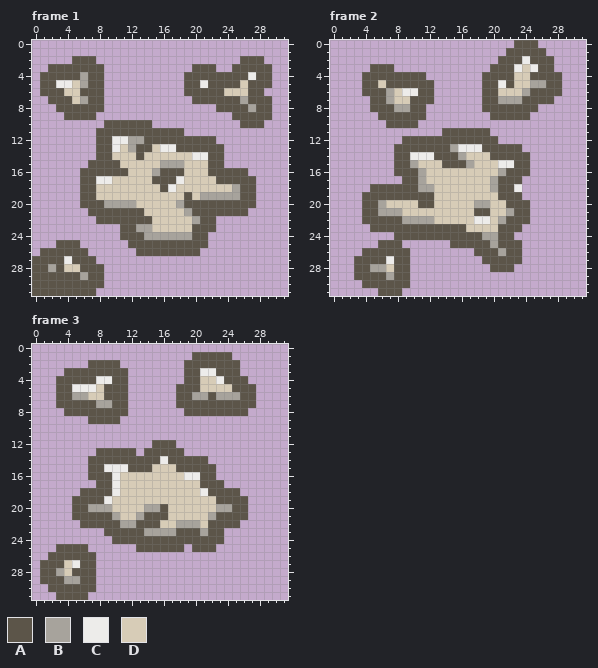
Two states of a animated GIF sprite, src/assets/build.gif. Above: the version before the commit.
The file is 32x32 pixels, 3 frames. Shown: frame 1, frame 2, frame 3.
Palette (. is transparent): A #5c5549  B #a7a39c  C #edecea  D #d7ccb7
Pixels before, frame 1, first column x 0:
 2 .....AAA..................AAA.
 3 ..AAAAAAA...........AAA..AAAAA
 4 .AAAAABAA..........AAAAAAAACAA
 5 .AACCDBAA..........AACAAAADAAA
 6 .AAADDAAA..........AAAAADDDAA.
 7 ..AAADBAA...........AAAAAABAAA
 8 ...AAAAAA..............AAAABAA
 9 ....AAAA.................AAAAA
10 .........AAAAAA...........AAA.
11 ........AAAAAAAAAAA...........
12 ........AACCBBAAAAAAAAA.......
13 ........AACDBAADCCAAAAAA......
14 ........AADDDADDDDDDCCAA......
15 .......AAAADDDDDBBBDDDAA......
16 ......AAAAAADDDBAAADDDAAAAA...
17 ......AACCDDDDDAAACDDDDAAAAA..
18 ......AADDDDDDDDACDDDDDDDBAA..
19 ......AADDDDDDDDDDDADBBBBBAA..
20 ......AAABBBBDDDDDBAAAAAAAAA..
21 .......AAAAAAADDDDDBAAAAAAA...
22 ........AAAAAAADDDDDBAA.......
23 ...........AABBDDDDDAAA.......
24 ...........AAABBBBBBAA........
25 ...AAA......AAAAAAAAAA........
26 .AAAAAA......AAAAAAAA.........
27 AAAACAAA......................
28 AABADDAAA.....................
29 AAAAAABAA.....................
30 AAAAAAAAA.....................
31 AAAAAAAA......................
Pixels before, frame 2, first column x 3:
 0 ....................AAA...
 1 ...................AAAAA..
 2 ..................AAACAAA.
 3 ..AAA............AAACDCAA.
 4 .AAAAAAAA.......AAAADDAAAA
 5 .AADAAAAAA......AACADDBBAA
 6 .AAABDCCAA......AADDDBAAAA
 7 ..AABDDAAA......AABBBAAAA.
 8 ..AAABBAA.......AAAAAAA...
 9 ...AAAAAA........AAAAA....
10 ....AAAA..................
11 ...........AAAAAA.........
12 ......AAAAAAAAAAAA........
13 .....AAAAAAABCCCAAAAA.....
14 .....AACCCAAABDDDAAAAA....
15 .....AABDDDAAABDDDCCAA....
16 .....AAABDDDDDDDDDBAAA....
17 ......AABDDDDDDDDBAAA.....
18 ..AAAAAABBDDDDDDDBAAC.....
19 .AAAAAAAAADDDDDDDDAAA.....
20 .AABDDDDAADDDDDBBDDAAA....
21 .AABBBDDDDDDDDDAADDBAA....
22 .AAAAABBBBDDDDDCCDBAAA....
23 ..AAAAAAAAAAAADDDDAAA.....
24 .....AAAAAAAAAAABBAA......
25 ...AAA......AAAAABAAA.....
26 .AAAAAA........AAABAA.....
27 AAAACAA.........AAAAA.....
28 AABBDAA..........AAA......
29 AAAABAA...................
30 .AAAAAA...................
31 ...AAA....................
Pixels before, frame 3, first column x 1:
 1 ...................AAAAA...
 2 ......AAAA........AAAAAAA..
 3 ...AAAAAAAA.......AACCAAA..
 4 ..AAAAACCAA.......AADDCAAA.
 5 ..AACCCDAAA......AAADDDDAAA
 6 ..AABBDDAAA......AABBABBBAA
 7 ..AAAAABBAA......AAAAAAAAAA
 8 ...AAAAAAAA.......AAAAAAAA.
 9 ......AAAA.................
10 ...........................
11 ...........................
12 ..............AAA..........
13 .......AAAAA.AAAAA.........
14 ......AAAAAAAAACAAAAA......
15 ......AACCCAAADDDAAAAA.....
16 ......AAACDDDDDDDDCCAA.....
17 .......AACDDDDDDDDDDAAA....
18 .....AAAACDDDDDDDDDDCAAAA..
19 ....AAAACDDDDDDDDDDDDDAAAA.
20 ....AABBBDDDDBBADDDDDDBBAA.
21 ....AAAAABDDBAAADDDDDBAAAA.
22 .....AAAAABBAAADDBBBDAAAA..
23 ........AAAAABBBBAAABAA....
24 .........AAAAAAAAAAAAAA....
25 ..AAAA......AAAAAA.AAA.....
26 .AAAAAA....................
27 AAADCAA....................
28 AABDAAA....................
29 AAABBAA....................
30 .AAAAAA....................
31 ..AAAA.....................
The result:
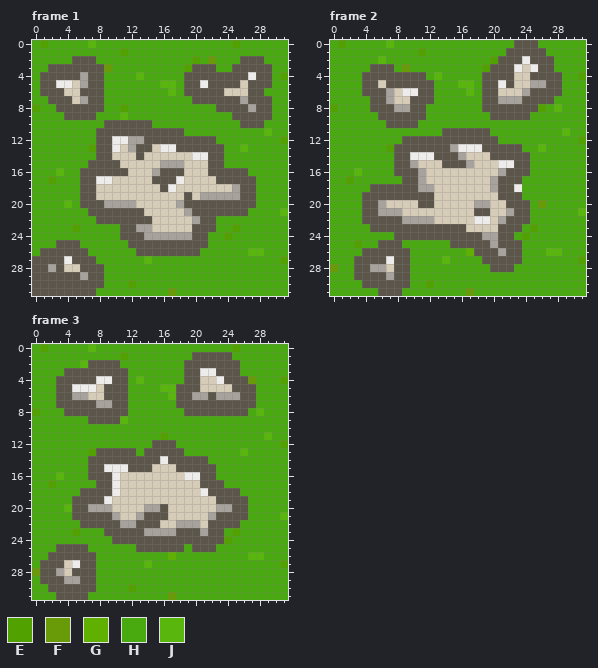
Colours new in this view: E #51a200  F #699a08  G #5fb000  H #49aa10  J #58b60d
From the commit log: new build dust clouds
The exact change:
Frame 1:
y 0: x 0..31 ................................ -> HEHHHHHJHHHHHHHHHHHHHHHHHEHHHHHH
y 1: x 0..31 ................................ -> HHHHHHHHHHHEHHHHHHHHHHHHHHHHHHHH
y 2: x 0..4 ..... -> HHHHH; x 8..25 .................. -> HHHHHHHHHHHHEHFHHH; x 29..31 ... -> HHH
y 3: x 0..1 .. -> HH; x 9..19 ........... -> FHHHHHHHHHE; x 23..24 .. -> HH; x 30..31 .. -> HH
y 4: x 0 . -> H; x 9..18 .......... -> HHHHJHHHHH; x 30..31 .. -> HE
y 5: x 0 . -> H; x 9..18 .......... -> HHHHHHHJJH; x 30..31 .. -> HH
y 6: x 0 . -> H; x 9..18 .......... -> HHHHHHHHJH; x 29..31 ... -> HHH
y 7: x 0..1 .. -> HH; x 9..19 ........... -> HHHHHHHHHHH; x 30..31 .. -> HH
y 8: x 0..2 ... -> EHH; x 9..22 .............. -> HHEHHHHHHHHHHH; x 30..31 .. -> HH
y 9: x 0..3 .... -> HHHH; x 8..24 ................. -> HHHJHHHHHHHHHHHHH; x 30..31 .. -> HH
y 10: x 0..8 ......... -> HHHHHHHHH; x 15..25 ........... -> HHHHHHHHHHH; x 29..31 ... -> HHH
y 11: x 0..7 ........ -> HHHHHHHH; x 19..31 ............. -> HHHHHHHHHHJHH
y 12: x 0..7 ........ -> HHHHHHHH; x 23..31 ......... -> HHHHHHHHE
y 13: x 0..7 ........ -> HHHHHHHE; x 24..31 ........ -> HHJHHHHH
y 14: x 0..7 ........ -> HHHHHHHH; x 24..31 ........ -> HHHHHHHH
y 15: x 0..6 ....... -> HHHHHHH; x 24..31 ........ -> HHHHHHHH
y 16: x 0..5 ...... -> HHHJHH; x 27..31 ..... -> HHHHH
y 17: x 0..5 ...... -> HHEHHH; x 28..31 .... -> HHHH
y 18..19: x 0..5 ...... -> HHHHHH; x 28..31 .... -> HHHH
y 20: x 0..5 ...... -> HHHHJH; x 28..31 .... -> HHHH
y 21: x 0..6 ....... -> HHHHHHH; x 27..31 ..... -> HHHHJ
y 22: x 0..7 ........ -> HHHHHHHH; x 23..31 ......... -> HHHHHHHHH
y 23: x 0..10 ........... -> HHHHHEHHHHH; x 23..31 ......... -> HHEHHHHHH
y 24: x 0..10 ........... -> HHHHHHHHHHH; x 22..31 .......... -> HHEHHHHHHH
y 25: x 0..2 ... -> HHH; x 6..11 ...... -> HHHHHH; x 22..31 .......... -> HHHHHHHHHH
y 26: x 0 . -> H; x 7..12 ...... -> HHHHHH; x 21..31 ........... -> HHHHHHJJHHH
y 27: x 8..31 ........................ -> HHHHHHJHHHHHHHHHHHHHHHHE
y 28..29: x 9..31 ....................... -> HHHHHHHHHHHHHHHHHHHHHHH
y 30: x 9..31 ....................... -> HHHEHHHHHHHHHHHHHHHHHHH
y 31: x 8..31 ........................ -> HHHHHHHHHFHHHHHHHHHHHHHH
Frame 2:
y 0: x 0..22 ....................... -> HEHHHHHJHHHHHHHHHHHHHHH; x 26..31 ...... -> HHHHHH
y 1: x 0..21 ...................... -> HHHHHHHHHHHEHHHHHHHHHH; x 27..31 ..... -> HHHHH
y 2: x 0..20 ..................... -> HHHHHHJHHHHHHHHHHHHHE; x 28..31 .... -> HHHH
y 3: x 0..4 ..... -> HHHHH; x 8..19 ............ -> HFHHHHHHHHHE; x 28..31 .... -> HHHH
y 4: x 0..3 .... -> HHHH; x 12..18 ....... -> HJHHHHH; x 29..31 ... -> HHE
y 5: x 0..3 .... -> HHHH; x 13..18 ...... -> HHHJJH; x 29..31 ... -> HHH
y 6: x 0..3 .... -> HHHH; x 13..18 ...... -> HHHHJH; x 29..31 ... -> HHH
y 7: x 0..4 ..... -> HHHHH; x 13..18 ...... -> HHHHHH; x 28..31 .... -> HHHH
y 8: x 0..4 ..... -> EHHHH; x 12..18 ....... -> HHHHHHH; x 26..31 ...... -> EHJHHH
y 9: x 0..5 ...... -> HHHHHH; x 12..19 ........ -> HHHHHHHH; x 25..31 ....... -> HHHHHHH
y 10: x 0..6 ....... -> HHHHHHH; x 11..31 ..................... -> HHHHHHHHHHHHHHHHHHHHH
y 11: x 0..13 .............. -> HHHHHHHHHHHHHH; x 20..31 ............ -> HHHHHHHHHJHH
y 12: x 0..8 ......... -> HHHHHHHHH; x 21..31 ........... -> HHHHHHHHHHE
y 13: x 0..7 ........ -> HHHHHHHE; x 24..31 ........ -> HHJHHHHH
y 14..15: x 0..7 ........ -> HHHHHHHH; x 25..31 ....... -> HHHHHHH
y 16: x 0..7 ........ -> HHHJHHHH; x 25..31 ....... -> HHHHHHH
y 17: x 0..8 ......... -> HHEHHHHHH; x 24..31 ........ -> HHHHHHHH
y 18: x 0..4 ..... -> HHHHH; x 24..31 ........ -> HHHHHHHH
y 19: x 0..3 .... -> HHHH; x 24..31 ........ -> HHHHHHHH
y 20: x 0..3 .... -> HHHH; x 25..31 ....... -> HFHHHHH
y 21: x 0..3 .... -> HHHH; x 25..31 ....... -> HHHHHHJ
y 22: x 0..3 .... -> HHHH; x 25..31 ....... -> HHHHHHH
y 23: x 0..4 ..... -> HHHHH; x 24..31 ........ -> HEHHHHHH
y 24: x 0..7 ........ -> HHHHHHHH; x 23..31 ......... -> HEHHHHHHH
y 25: x 0..5 ...... -> HHHEHH; x 9..14 ...... -> HHHHHH; x 24..31 ........ -> HHHHHHHH
y 26: x 0..3 .... -> HHHH; x 10..17 ........ -> HHHHHHHG; x 24..31 ........ -> HHHJJHHH
y 27: x 0..2 ... -> HHH; x 10..18 ......... -> HHHHJHHHH; x 24..31 ........ -> HHHHHHHE
y 28: x 0..2 ... -> FHH; x 10..19 .......... -> HHHHHHHHHH; x 23..31 ......... -> HHHHHHHHH
y 29: x 0..2 ... -> HHH; x 10..31 ...................... -> HHHHHHHHHHHHHHHHHHHHHH
y 30: x 0..3 .... -> HHHH; x 10..31 ...................... -> HHEHHHHHHHHHHHHHHHHHHH
y 31: x 0..5 ...... -> HHHHHH; x 9..31 ....................... -> HHHHHHHHFHHHHHHHHHHHHHH
Frame 3:
y 0: x 0..31 ................................ -> HEHHHHHJHHHHHHHHHHHHHHHHHEHHHHHH
y 1: x 0..19 .................... -> HHHHHHHHHHHEHHHHHHHH; x 25..31 ....... -> HHHHHHH
y 2: x 0..6 ....... -> HHHHHHJ; x 11..18 ........ -> HHHHHHHH; x 26..31 ...... -> HHHHHH
y 3: x 0..3 .... -> HHHH; x 12..18 ....... -> HHHHHHH; x 26..31 ...... -> HHHHHH
y 4: x 0..2 ... -> HHH; x 12..18 ....... -> HJHHHHH; x 27..31 ..... -> FHHHE
y 5: x 0..2 ... -> HHH; x 12..17 ...... -> HHHHJJ; x 28..31 .... -> HHHH
y 6: x 0..2 ... -> HHH; x 12..17 ...... -> HHHHHJ; x 28..31 .... -> HHHH
y 7: x 0..2 ... -> HHH; x 12..17 ...... -> HHHHHH; x 28..31 .... -> HHHH
y 8: x 0..3 .... -> EHHH; x 12..18 ....... -> HHHHHHH; x 27..31 ..... -> HJHHH
y 9: x 0..6 ....... -> HHHHHHH; x 11..31 ..................... -> JHHHHHHHHHHHHHHHHHHHH
y 10: x 0..31 ................................ -> HHHHHHHHHHHHHHHHHHHHHHHHHHHHHHHH
y 11: x 0..31 ................................ -> HHHHHHHHHHHHHHHHEHHHHHHHHHHHHJHH
y 12: x 0..14 ............... -> HHHHHHHHHHHHHHH; x 18..31 .............. -> HHHHHHHHHHHHHE
y 13: x 0..7 ........ -> HHHHHHHE; x 13 . -> H; x 19..31 ............. -> HHHHHHHJHHHHH
y 14: x 0..6 ....... -> HHHHHHH; x 22..31 .......... -> HHHHHHHHHH
y 15: x 0..6 ....... -> HHHHHHH; x 23..31 ......... -> HHHHHHHHH
y 16: x 0..6 ....... -> HHHJHHH; x 23..31 ......... -> HHHHHHHHH
y 17: x 0..7 ........ -> HHEHHHHH; x 24..31 ........ -> HHHHHHHH
y 18: x 0..5 ...... -> HHHHHH; x 26..31 ...... -> HHHHHH
y 19: x 0..4 ..... -> HHHHH; x 27..31 ..... -> HHHHH
y 20: x 0..4 ..... -> HHHHJ; x 27..31 ..... -> HHHHH
y 21: x 0..4 ..... -> HHHHH; x 27..31 ..... -> HHHHJ
y 22: x 0..5 ...... -> HHHHHH; x 26..31 ...... -> HHHHHH
y 23: x 0..8 ......... -> HHHHHEHHH; x 24..31 ........ -> HEHHHHHH
y 24: x 0..9 .......... -> HHHHHHHHHH; x 24..31 ........ -> EHHHHHHH
y 25: x 0..2 ... -> HHH; x 7..12 ...... -> HHHHHH; x 19 . -> H; x 23..31 ......... -> HHHHHHHHH
y 26: x 0..1 .. -> HH; x 8..31 ........................ -> HHHHHHHHHGHHHHHHHHHJJHHH
y 27: x 0 . -> H; x 8..31 ........................ -> HHHHHHJHHHHHHHHHHHHHHHHE
y 28: x 0 . -> F; x 8..31 ........................ -> HHHHHHHHHHHHHHHHHHHHHHHH
y 29: x 0 . -> H; x 8..31 ........................ -> HHHHHHHHHHHHHHHHHHHHHHHH
y 30: x 0..1 .. -> HH; x 8..31 ........................ -> HHHHEHHHHHHHHHHHHHHHHHHH
y 31: x 0..2 ... -> HHH; x 7..31 ......................... -> HHHHHHHHHHFHHHHHHHHHHHHHH
